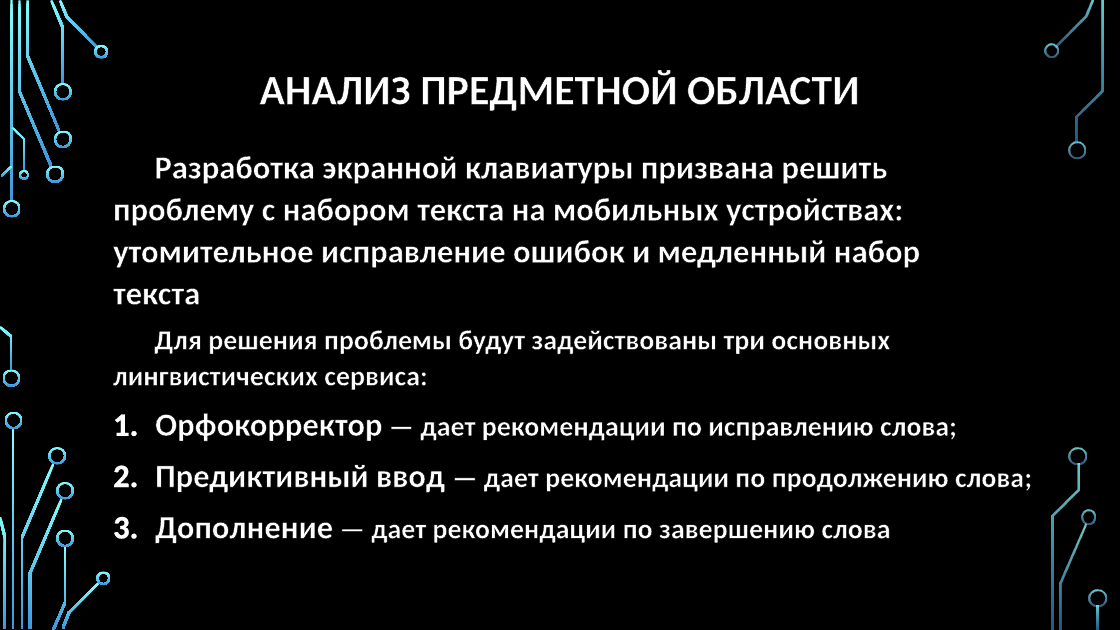
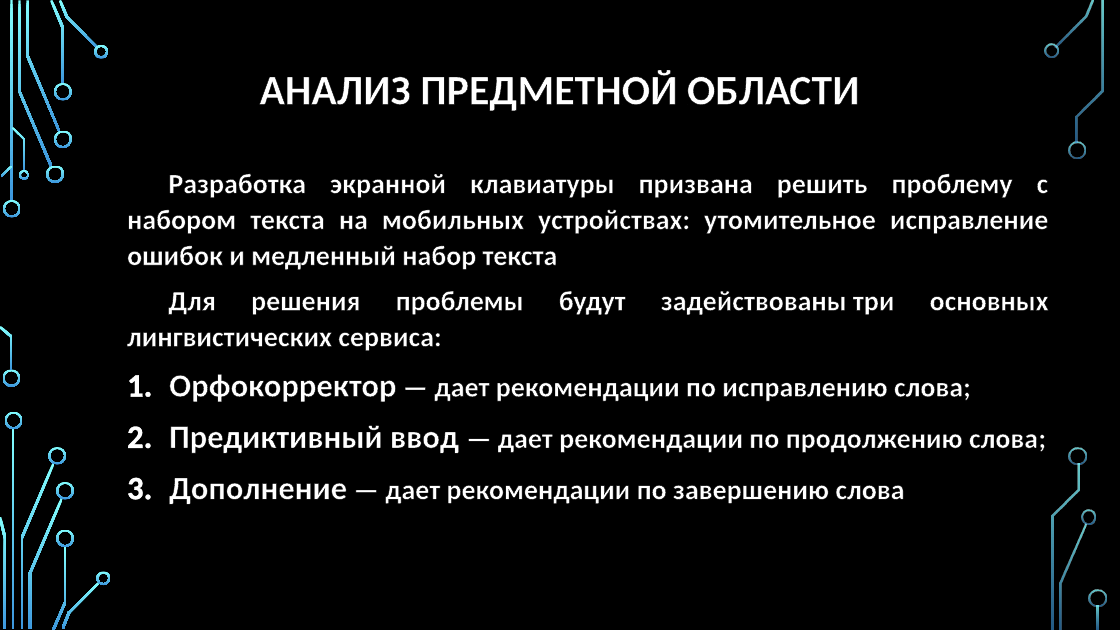
Before and after one commit to Ruslan-Far/docs-graduate-work, a slide deck: slide 3 of Фархетдинов - Презентация по ВКР.pptx. Drawn at 1120x630 pixels with LibreOffice and Linux fonts; fonts in the diff are those of the drawing; background and template pictures are left out. Boxes give left, top, right and bottom in pixels: in the first picture for what was removed or moved away, otherwise in the second. Text is boxed around its words. In the diff, an @@ line names an element or a change of style, - is before the commit and + after.

```diff
--- a/Фархетдинов - Презентация по ВКР.pptx
+++ b/Фархетдинов - Презентация по ВКР.pptx
@@ text removed at (113,156,920,305) @@
-Разработка экранной клавиатуры призвана решить проблему с набором текста на мобильных устройствах: утомительное исправление ошибок и медленный набор текста
@@ text "Разработка экранной клавиатуры призвана решить ...": place and size @@
-text "Разработка экранной клавиатуры призвана решить ..." at (113,330,1032,543)
+text "Разработка экранной клавиатуры призвана решить ..." at (127,174,1049,504)
@@ text at (127,174,1048,270): paragraph added @@
+Разработка экранной клавиатуры призвана решить проблему с набором текста на мобильных устройствах: утомительное исправление ошибок и медленный набор текста
@@ text at (168,291,1049,504): alignment left to justified @@
```
Also in this commit, not shown: 2 other slides changed, 2 slides added, 1 slide removed.
